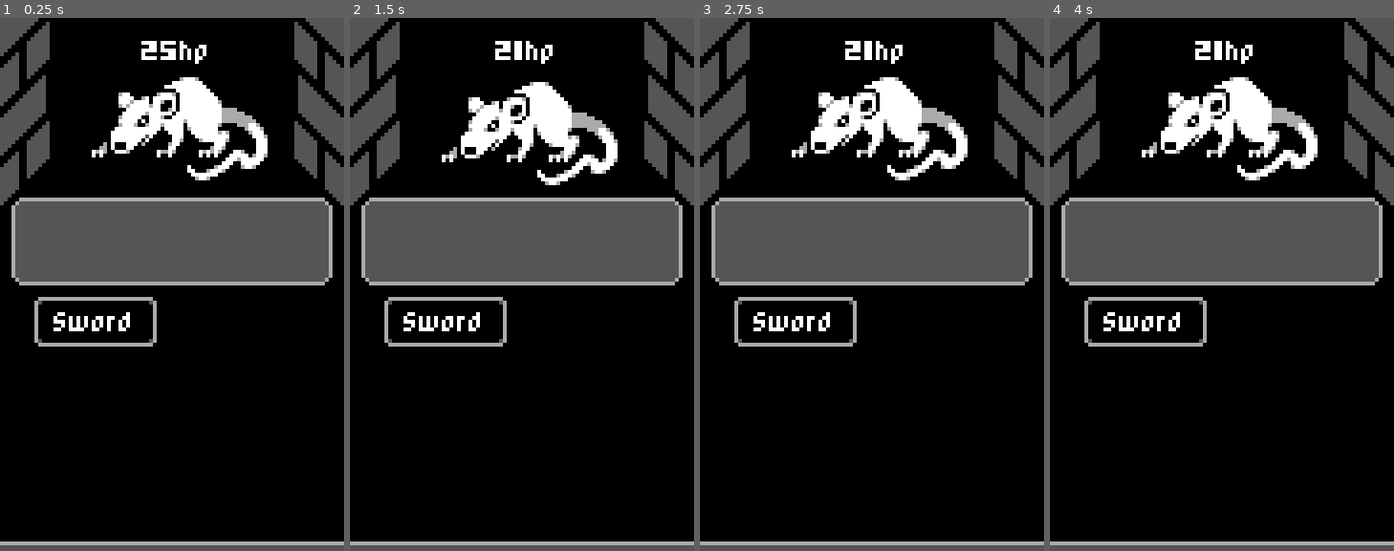
Above: before the commit, frames 1-4 (left to right).
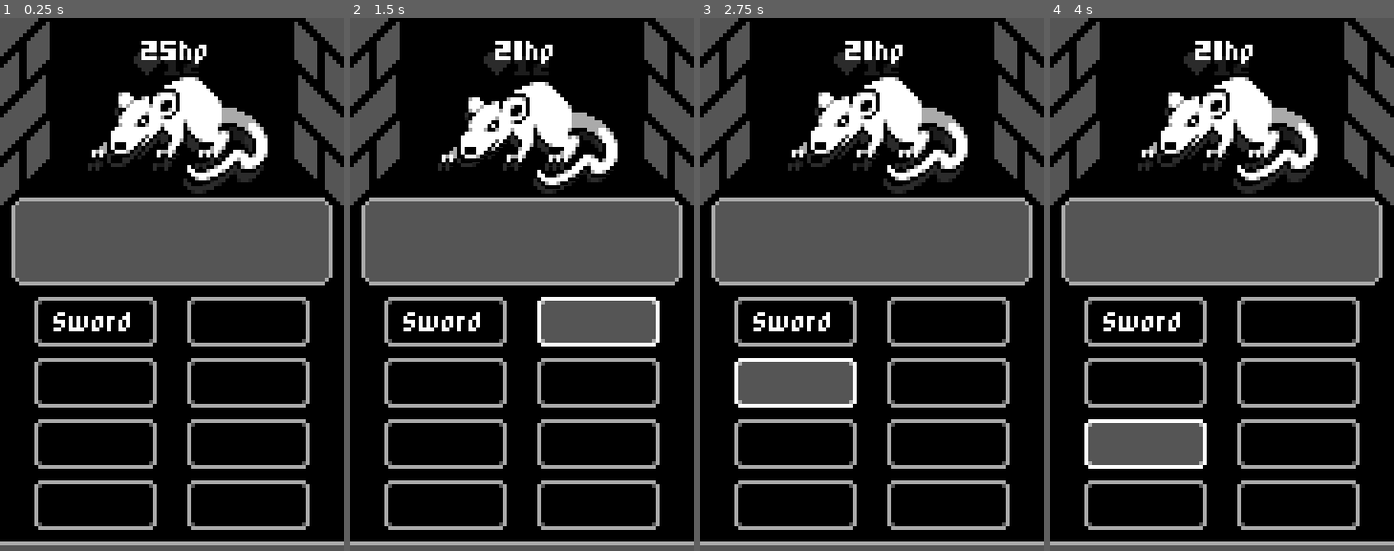
Above: after the commit, the same moments.

Repository: paulovgtb/mobile-rpg
Game: Godot game, scene res://battle.tscn
Two runs of this game, one before a commit and one after it. Both use one fixed random seed, a clock stepped at 60 frames per second and the inputs below.
Inputs (mouse positions are in pixels of both pictures, inside the frame that each line leads up to):
- Up to frame 1 (0.25 s): no input
- Up to frame 2 (1.5 s): click "Sword" at 0.5 s; click (597, 321) at 1.27 s
- Up to frame 3 (2.75 s): click (796, 380) at 2.02 s
- Up to frame 4 (4 s): click (1297, 380) at 2.77 s; click (1146, 444) at 3.52 s

The runs differ from the first frame. In frame 1, 6.1% of the frame differs, in the area x 10-90%, y 6-97%; in frame 2, 8.3%; in frame 3, 8.7%; in frame 4, 8.7%.

Commit message:
Add grid container and mock buttons to test ui

Diff:
--- a/battle.gd
+++ b/battle.gd
@@ -1,7 +1,7 @@
 extends Node
 
 onready var enemy = $Enemy
-onready var swordButton = $UI/Sword
+onready var swordButton = $UI/GridContainer/Sword
 
 func _on_Sword_pressed():
 	if enemy != null:
--- a/battle.tscn
+++ b/battle.tscn
@@ -13,7 +13,6 @@
 texture = ExtResource( 3 )
 
 [node name="MobileRpgMockup" type="Sprite" parent="."]
-visible = false
 modulate = Color( 1, 1, 1, 0.168627 )
 position = Vector2( 45, 80 )
 texture = ExtResource( 1 )
@@ -34,13 +33,6 @@
 margin_right = 87.0
 margin_bottom = 70.0
 
-[node name="Sword" type="Button" parent="UI"]
-margin_left = 9.0
-margin_top = 73.0
-margin_right = 41.0
-margin_bottom = 86.0
-text = "Sword"
-
 [node name="TextboxPanel" type="Panel" parent="UI"]
 margin_left = -2.0
 margin_top = 137.0
@@ -50,5 +42,68 @@
 "_edit_lock_": true
 }
 
+[node name="GridContainer" type="GridContainer" parent="UI"]
+margin_left = 9.0
+margin_top = 73.0
+margin_right = 81.0
+margin_bottom = 134.0
+custom_constants/vseparation = 3
+custom_constants/hseparation = 8
+columns = 2
+__meta__ = {
+"_edit_lock_": true
+}
+
+[node name="Sword" type="Button" parent="UI/GridContainer"]
+margin_right = 32.0
+margin_bottom = 13.0
+rect_min_size = Vector2( 32, 13 )
+text = "Sword"
+
+[node name="Button" type="Button" parent="UI/GridContainer"]
+margin_left = 40.0
+margin_right = 72.0
+margin_bottom = 13.0
+rect_min_size = Vector2( 32, 13 )
+
+[node name="Button2" type="Button" parent="UI/GridContainer"]
+margin_top = 16.0
+margin_right = 32.0
+margin_bottom = 29.0
+rect_min_size = Vector2( 32, 13 )
+
+[node name="Button3" type="Button" parent="UI/GridContainer"]
+margin_left = 40.0
+margin_top = 16.0
+margin_right = 72.0
+margin_bottom = 29.0
+rect_min_size = Vector2( 32, 13 )
+
+[node name="Button4" type="Button" parent="UI/GridContainer"]
+margin_top = 32.0
+margin_right = 32.0
+margin_bottom = 45.0
+rect_min_size = Vector2( 32, 13 )
+
+[node name="Button5" type="Button" parent="UI/GridContainer"]
+margin_left = 40.0
+margin_top = 32.0
+margin_right = 72.0
+margin_bottom = 45.0
+rect_min_size = Vector2( 32, 13 )
+
+[node name="Button6" type="Button" parent="UI/GridContainer"]
+margin_top = 48.0
+margin_right = 32.0
+margin_bottom = 61.0
+rect_min_size = Vector2( 32, 13 )
+
+[node name="Button7" type="Button" parent="UI/GridContainer"]
+margin_left = 40.0
+margin_top = 48.0
+margin_right = 72.0
+margin_bottom = 61.0
+rect_min_size = Vector2( 32, 13 )
+
 [connection signal="died" from="Enemy" to="." method="_on_Enemy_died"]
-[connection signal="pressed" from="UI/Sword" to="." method="_on_Sword_pressed"]
+[connection signal="pressed" from="UI/GridContainer/Sword" to="." method="_on_Sword_pressed"]
